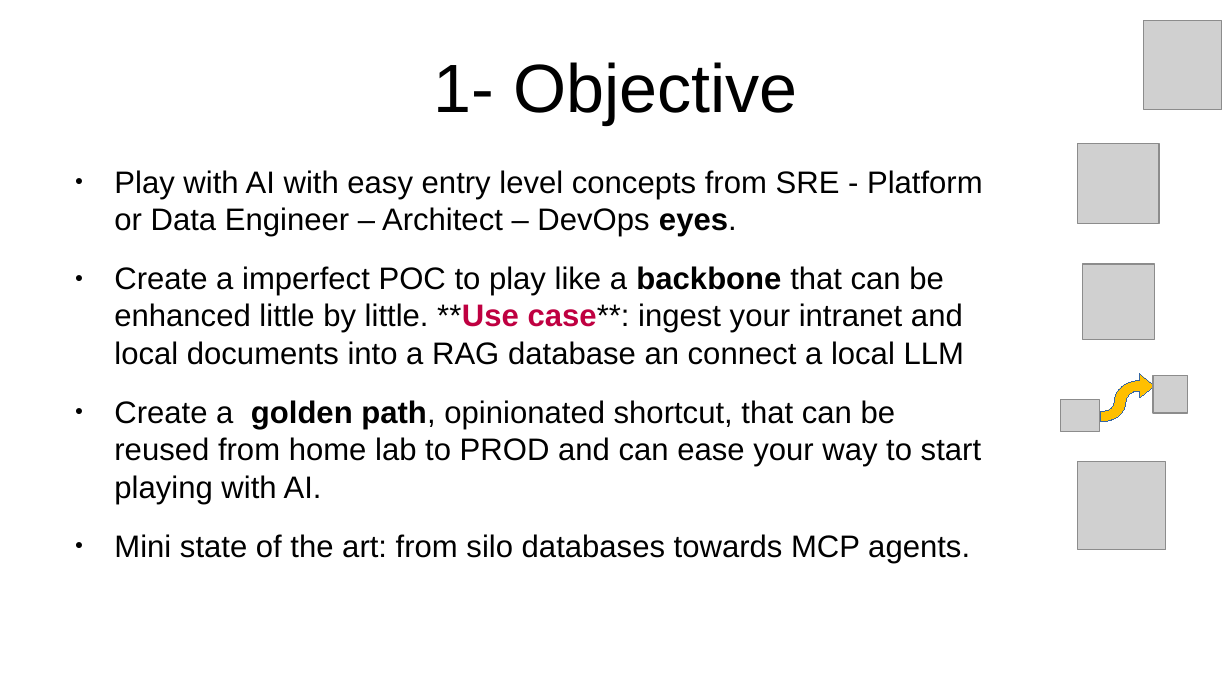
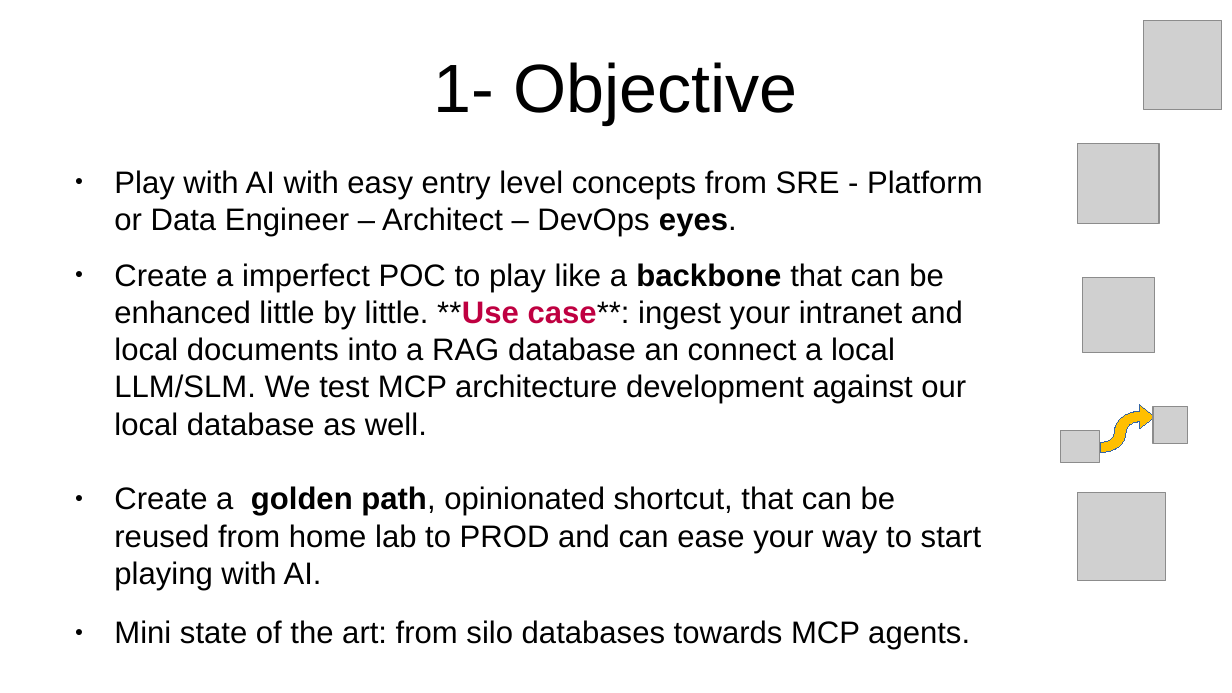
Before and after one commit to inigokintana/homelab-2-prod-ai-golden-path, a slide deck: slide 2 of docs/Presentation-homelab-2-prod-ai-golden-path.odp. Drawn at 1232x693 pixels with LibreOffice and Linux fonts; fonts in the diff are those of the drawing; grey boxes stand for pictures. Boxes give left, top, right and bottom in pixels: in the first picture for what was removed or moved away, otherwise in the second. Text is boxed around its words. In the diff, an @@ line names an element or a change of style, - is before the commit and + after.

```diff
--- a/docs/Presentation-homelab-2-prod-ai-golden-path.odp
+++ b/docs/Presentation-homelab-2-prod-ai-golden-path.odp
@@ text at bbox=[114, 263, 966, 436]: text changed @@
-● Create a imperfect POC to play like a backbone that can be enhanced little by little. **Use case**: ingest your intranet and local documents into a RAG database an connect a local LLM
+● Create a imperfect POC to play like a backbone that can be enhanced little by little. **Use case**: ingest your intranet and local documents into a RAG database an connect a local LLM/SLM. We test MCP architecture development against our local database as well.
@@ picture: place and size @@
-picture at bbox=[1083, 264, 1156, 340]
+picture at bbox=[1083, 277, 1156, 353]
@@ 3 pictures, 1 freeform shape: place and size @@
-3 pictures, 1 freeform shape at bbox=[1061, 375, 1188, 550]
+3 pictures, 1 freeform shape at bbox=[1061, 405, 1188, 581]
```
Also in this commit, not shown: 5 other slides changed, 5 other files.
